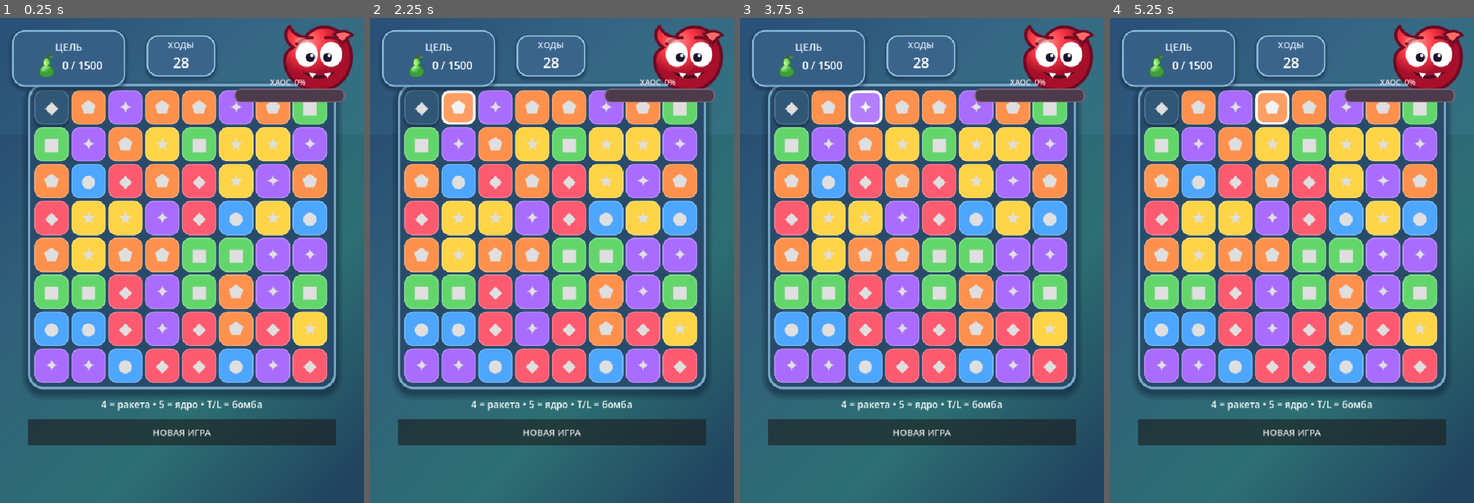
Above: before the commit, frames 1-4 (left to right).
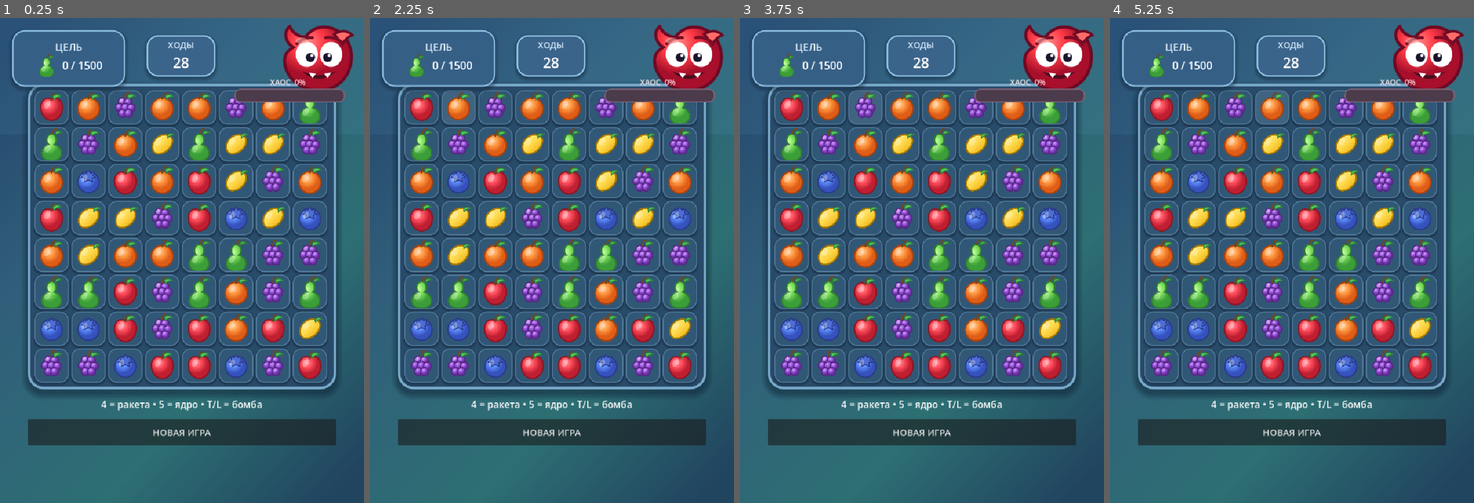
Above: after the commit, the same moments.

Repository: ksotik22/Mutant-Match
Game: Godot game, scene res://main.tscn
Same seed, same stepped clock (60 frames per second), same inputs: the game is played once before the commit and once after it.
Inputs (mouse positions are in pixels of both pictures, inside the frame that each line leads up to):
- Up to frame 1 (0.25 s): no input
- Up to frame 2 (2.25 s): click (420, 105) at 0.5 s, where only the run before the commit has a clickable "◆"; click (420, 105) at 1.27 s; click (457, 105) at 2 s, where only the run before the commit has a clickable "⬟"
- Up to frame 3 (3.75 s): click (827, 105) at 2.77 s; click (863, 105) at 3.5 s, where only the run before the commit has a clickable "✦"
- Up to frame 4 (5.25 s): click (1233, 105) at 4.27 s; click (1273, 105) at 5 s, where only the run before the commit has a clickable "⬟"

The runs differ from the first frame. In frame 1, 39% of the frame differs, in the area x 9-90%, y 14-76%; in frame 2, 40%; in frame 3, 39%; in frame 4, 40%.
Error before the commit: Invalid assignment of property or key 'icon_max_width' with value of type 'int' on a base object of type 'Button'. (res://scripts/visual_upgrade.gd:303)

Commit message:
Fix Godot button icon property error

Diff:
--- a/scripts/visual_upgrade.gd
+++ b/scripts/visual_upgrade.gd
@@ -300,7 +300,6 @@
 			pressed.bg_color = s.bg_color.darkened(0.09)
 			b.add_theme_stylebox_override("pressed", pressed)
 			b.expand_icon = true
-			b.icon_max_width = 50
 			if special == 0:
 				b.icon = piece_textures[t]
 			else:
